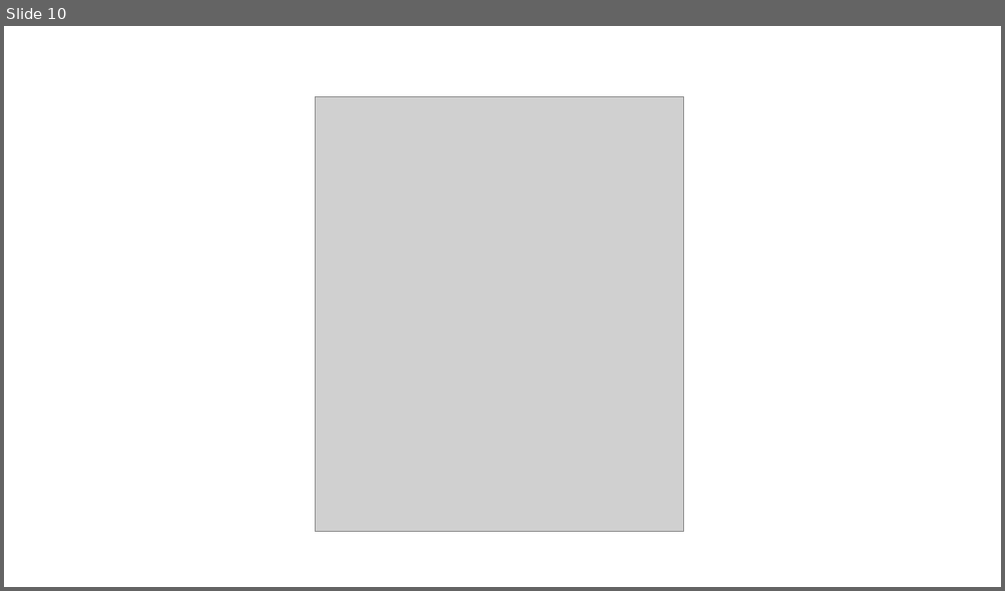
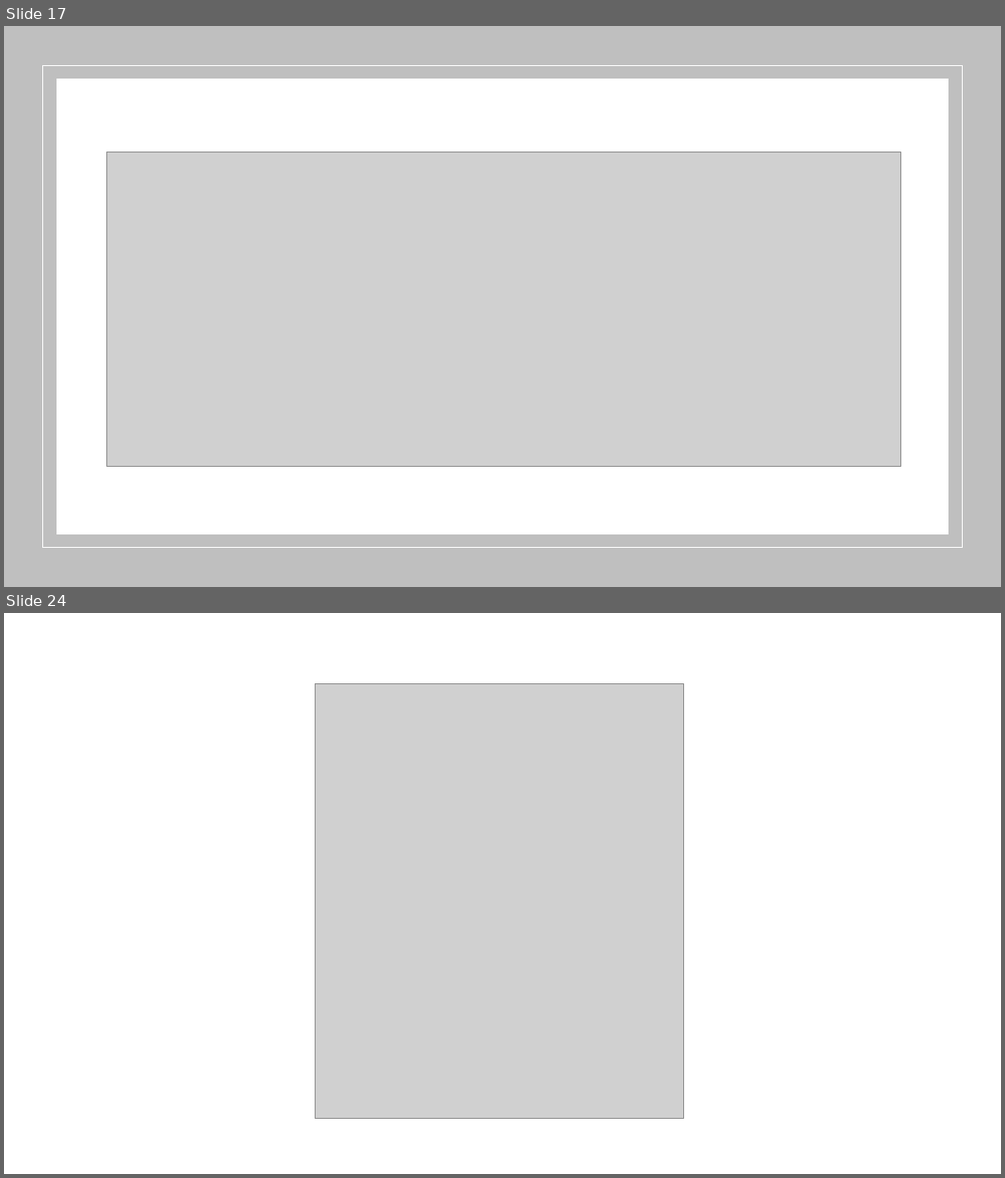
Before and after one commit to vanessa-silva/TABD-datawarehouse, a slide deck: Data-Warehouse.pptx. Shown one above the other, each under a label of ours: slide 10 before the commit, slides 17 and 24 after it; the slides between them are not shown. The pictures are 1005x591 and 1005x1178 pixels, drawn with LibreOffice and Linux fonts; fonts in the diff are those of the drawing; grey boxes stand for pictures; background and template pictures are left out. Boxes give left, top, right and bottom in pixels: in the first picture for what was removed or moved away, otherwise in the second. Text is boxed around its words. In the diff, an @@ line names an element or a change of style, - is before the commit and + after.

```diff
--- a/Data-Warehouse.pptx
+++ b/Data-Warehouse.pptx
@@ slide 17 added at (x1=4, y1=26, x2=1001, y2=587), background picture (left out) @@
@@ rectangle added at (x1=4, y1=26, x2=1001, y2=587), fill #BFBFBF @@
@@ rectangle added at (x1=43, y1=66, x2=962, y2=548), outline #FFFFFF 1 pt @@
@@ rectangle added at (x1=57, y1=79, x2=948, y2=534), fill #FFFFFF @@
@@ picture added at (x1=106, y1=152, x2=901, y2=466) @@
@@ what was slide 10 is now slide 24 @@
```
Also in this commit, not shown: 2 slides changed, 16 other slides added, 3 slides removed, 16 other files.
